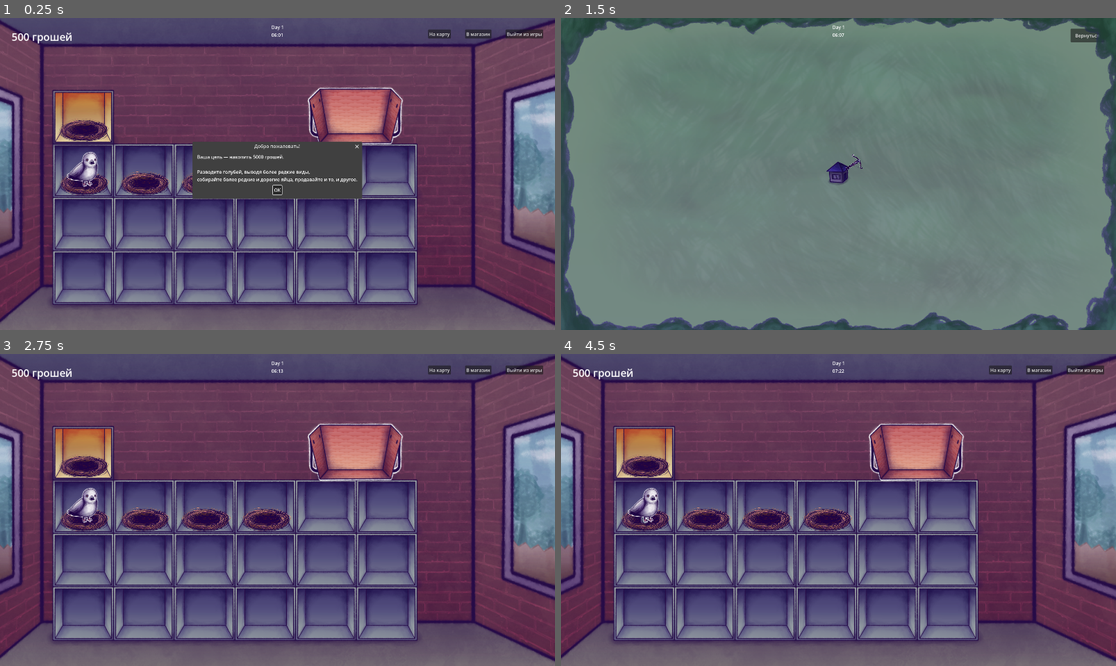
Above: before the commit, frames 1-4 (two rows, left to right).
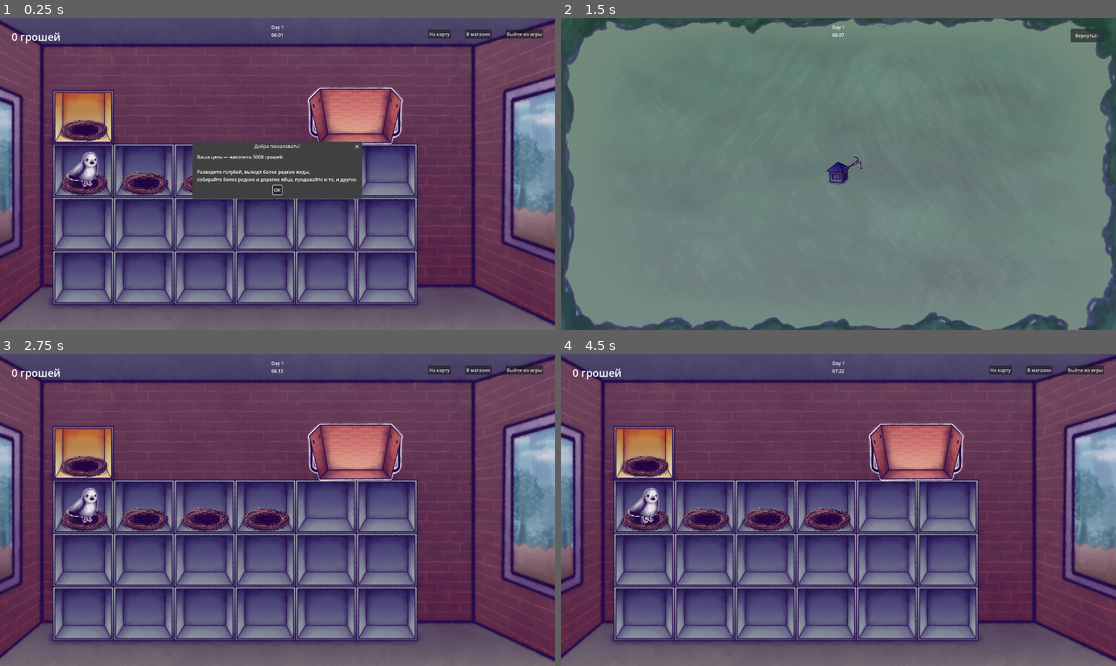
Above: after the commit, the same moments.

Repository: Nick-labs/GvsC
Game: Godot game, scene res://scenes/Main.tscn
Two runs of this game, one before a commit and one after it. Both use one fixed random seed, a clock stepped at 60 frames per second and the inputs below.
Inputs:
- Up to frame 1 (0.25 s): no input
- Up to frame 2 (1.5 s): click "OK" at 0.5 s; click "На карту" at 1.25 s
- Up to frame 3 (2.75 s): click "Вернуться" at 2 s
- Up to frame 4 (4.5 s): click "В магазин" at 2.75 s; click "Продать всё" at 3.5 s; click "Вернуться" at 4.25 s

The runs differ from the first frame. In frame 1, 0.2% of the frame differs, in the area x 2-13%, y 4-9%; in frame 2, nothing differs; in frame 3, 0.2%; in frame 4, 0.2%.

Commit message:
Fix prices and UI

Diff:
--- a/autoload/player_data.gd
+++ b/autoload/player_data.gd
@@ -15,7 +15,7 @@
 var has_won := false
 
 
-var money: int = 500:
+var money: int = 0:
 	set(value):
 		money = value
 		money_changed.emit(money)
--- a/scripts/farm/pigeon_inspector.gd
+++ b/scripts/farm/pigeon_inspector.gd
@@ -46,7 +46,7 @@
 	egg_label.text = data.egg_template.name
 
 	egg_price_label.text = "Цена яиц: " + str(data.egg_template.price)
-	interval_label.text = "Яйценоскость: %.2f яиц в час" % (data.egg_interval_minutes / 60.0)
+	interval_label.text = "Яйценоскость: %.2f яиц в час" % (60.0 / data.egg_interval_minutes)
 
 	eggs_counter_label.text = "Яиц снесено: " + str(data.eggs_laid)
 
@@ -62,7 +62,7 @@
 	eggs_counter_label.text = "Яиц снесено: " + str(data.eggs_laid)
 	generation_label.text = "Поколение: " + str(data.generation)
 	egg_price_label.text = "Цена яйца: " + str(data.egg_template.price)
-	interval_label.text = "Яйценоскость: %.2f яиц в час" % (data.egg_interval_minutes / 60.0)
+	interval_label.text = "Яйценоскость: %.2f яиц в час" % (60.0 / data.egg_interval_minutes)
 	eggs_counter_label.text = "Яиц снесено: " + str(data.eggs_laid)
 
 
--- a/scripts/shop/upgrade_data.gd
+++ b/scripts/shop/upgrade_data.gd
@@ -13,7 +13,7 @@
 @export var value: int = 1
 
 @export_group("Price")
-@export var base_price := 200
+@export var base_price := 100
 @export var price_step := 100
 
 
